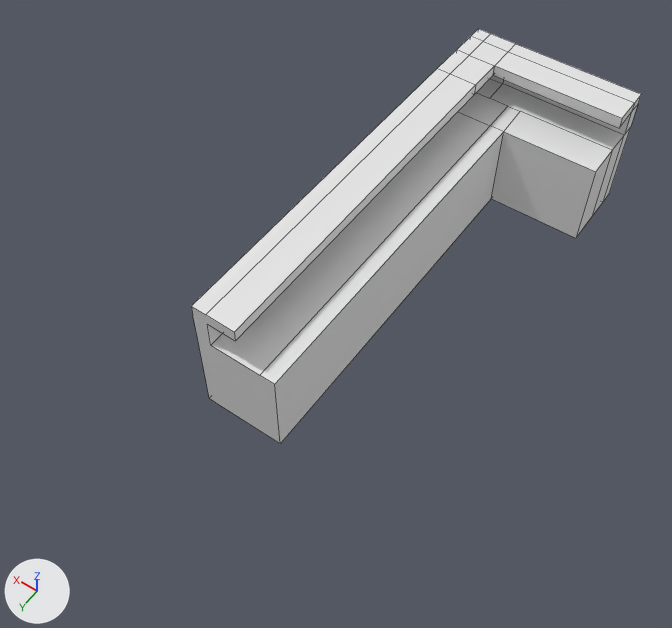
Before and after pictures for a commit that changed the Blender file Swords and Sails/Counter.blend.
Camera for both pictures: a camera (50 mm lens) standing at (-6.85, 6.39, 15.25) and looking at (-0.5, -2.5, 1.26). The axes (+X, +Y, +Z) are drawn at lower left. The lights are the same throughout. Mesh edges are drawn as thin lines.
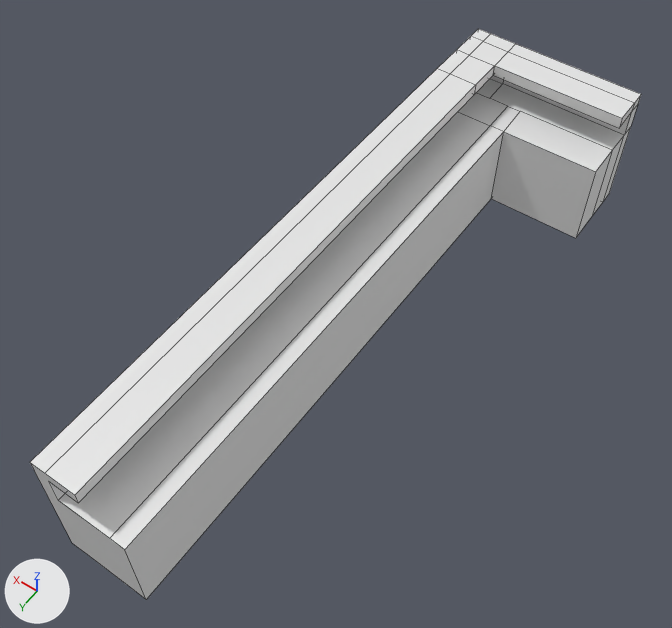
The newer file is also rescaled (x0.49) as a whole; pictures and numbers use the older file's frame.

Pixel boxes (x1, y1, x2, y2) of what changed, in the pictures (672 x 628 px; the box of a moved part takes in the faces that stretch with it):
'Cube', reshaped (36% wider, 37% taller): before (191, 29, 641, 444); after (30, 29, 641, 599)
part 1 of me_cube_001, moved or reshaped: before (191, 155, 406, 444); after (30, 155, 406, 599)

The edits, one by one:
me_cube_001 has 79 vertices, 67 faces and spans x -3.01..0.87, y -9.84..-0.19, z 0.0..2.87.
me_cube_001 is used by ob_cube; location (0.0, 0.0, 0.0).
me_cube_001 part 1: all 14 vertices in x -0.87..0.87, y -0.19, z 0.0..2.87 are moved by (0.0, 3.67, 0.0).
